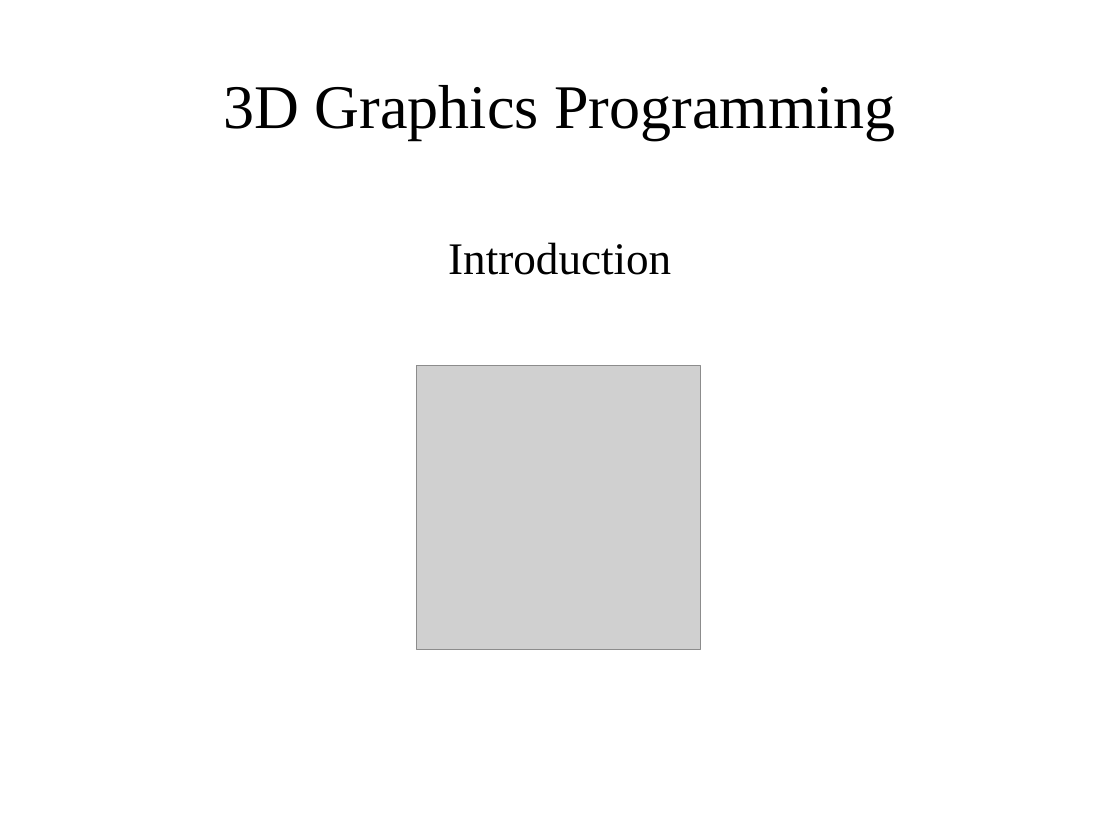
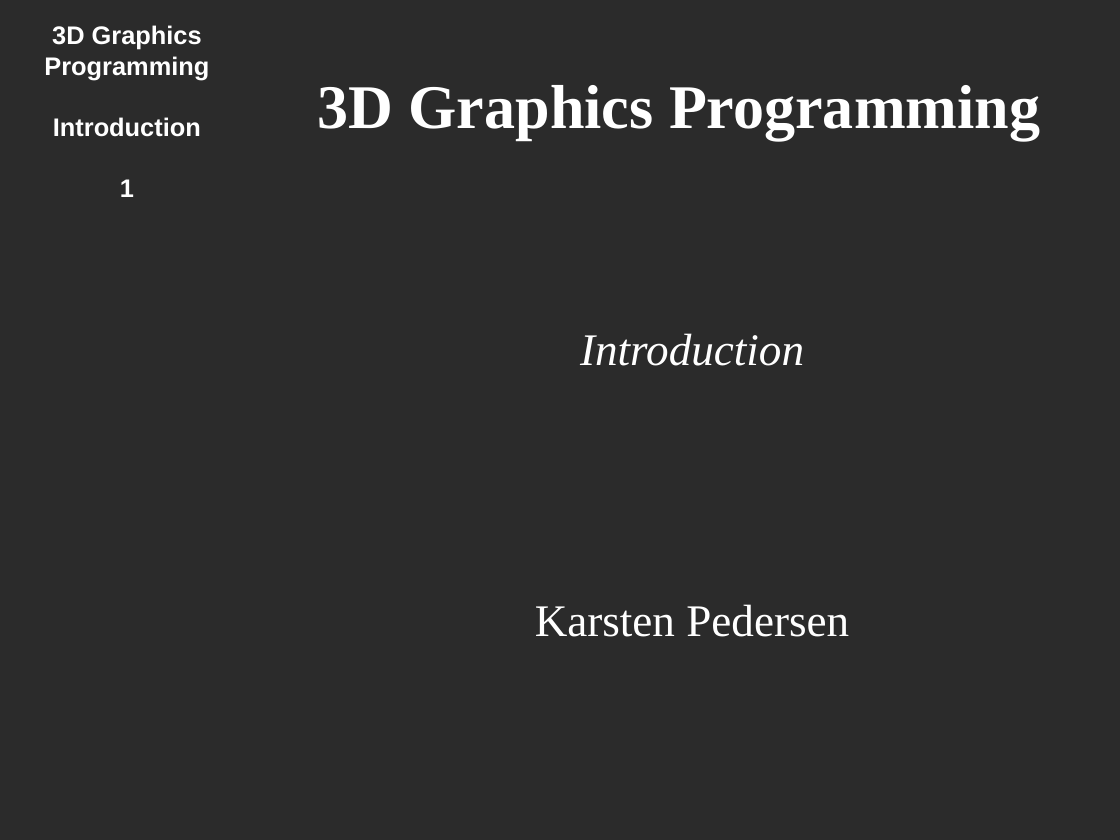
Before and after one commit to osen/creativelabs, a slide deck: slide 1 of 3dgp/3dgp-lec1.odp. Drawn at 1120x840 pixels with LibreOffice and Linux fonts; fonts in the diff are those of the drawing; grey boxes stand for pictures; background and template pictures are left out; a plain dark background stands for a picture behind light text. Boxes give left, top, right and bottom in pixels: in the first picture for what was removed or moved away, otherwise in the second. Text is boxed around its words. In the diff, an @@ line names an element or a change of style, - is before the commit and + after.

```diff
--- a/3dgp/3dgp-lec1.odp
+++ b/3dgp/3dgp-lec1.odp
@@ background #FFFFFF to picture (left out) @@
@@ text added at (44, 25, 209, 197), 18 pt, text #FFFFFF, bold @@
+3D Graphics Programming
+Introduction
+1
@@ title "3D Graphics Programming": place and size @@
-title "3D Graphics Programming" at (223, 85, 895, 140)
+title "3D Graphics Programming" at (317, 85, 1040, 140)
@@ title "3D Graphics Programming" at (317, 85, 1040, 140): text colour #000000 to #FFFFFF, bold on @@
@@ subtitle removed at (448, 242, 671, 275) @@
-Introduction
@@ text added at (535, 333, 849, 637), 32 pt, text #FFFFFF @@
+Introduction
+Karsten Pedersen
@@ picture removed at (417, 366, 700, 649) @@
@@ rectangle removed at (803, 691, 1120, 840) @@
```
Also in this commit, not shown: 21 other slides changed, 3 slides added, 1 slide removed, 5 other files.
